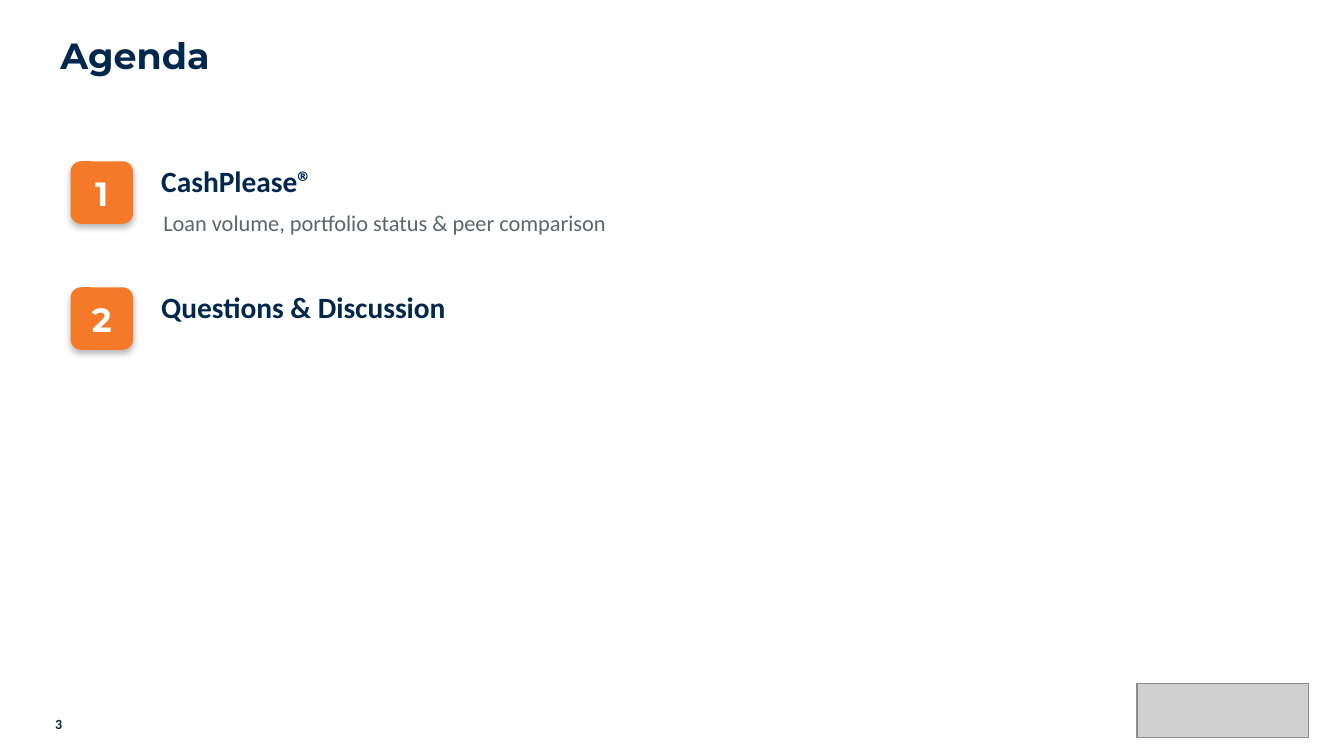
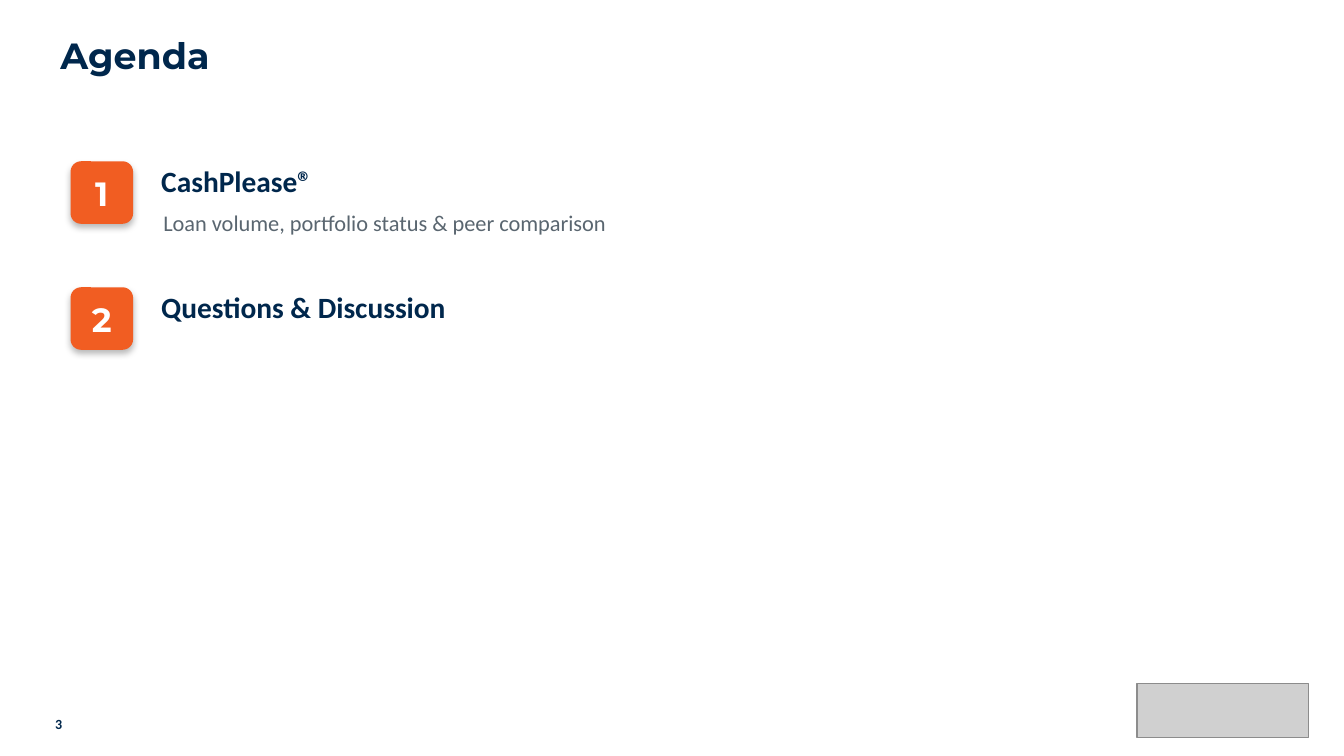
Before and after one commit to aburgard-csi/Velocity_Reporting, a slide deck: slide 3 of templates/cashplease_template.pptx. Drawn at 1344x756 pixels with LibreOffice and Linux fonts; fonts in the diff are those of the drawing; grey boxes stand for pictures. Boxes give left, top, right and bottom in pixels: in the first picture for what was removed or moved away, otherwise in the second. Text is boxed around its words. In the diff, an @@ line names an element or a change of style, - is before the commit and + after.

```diff
--- a/templates/cashplease_template.pptx
+++ b/templates/cashplease_template.pptx
@@ rounded rectangle at (x1=71, y1=161, x2=133, y2=224): fill #F47A29 to #F15D22 @@
@@ rounded rectangle at (x1=71, y1=287, x2=133, y2=350): fill #F47A29 to #F15D22 @@
```
Also in this commit, not shown: 8 other slides changed, 13 other files.
